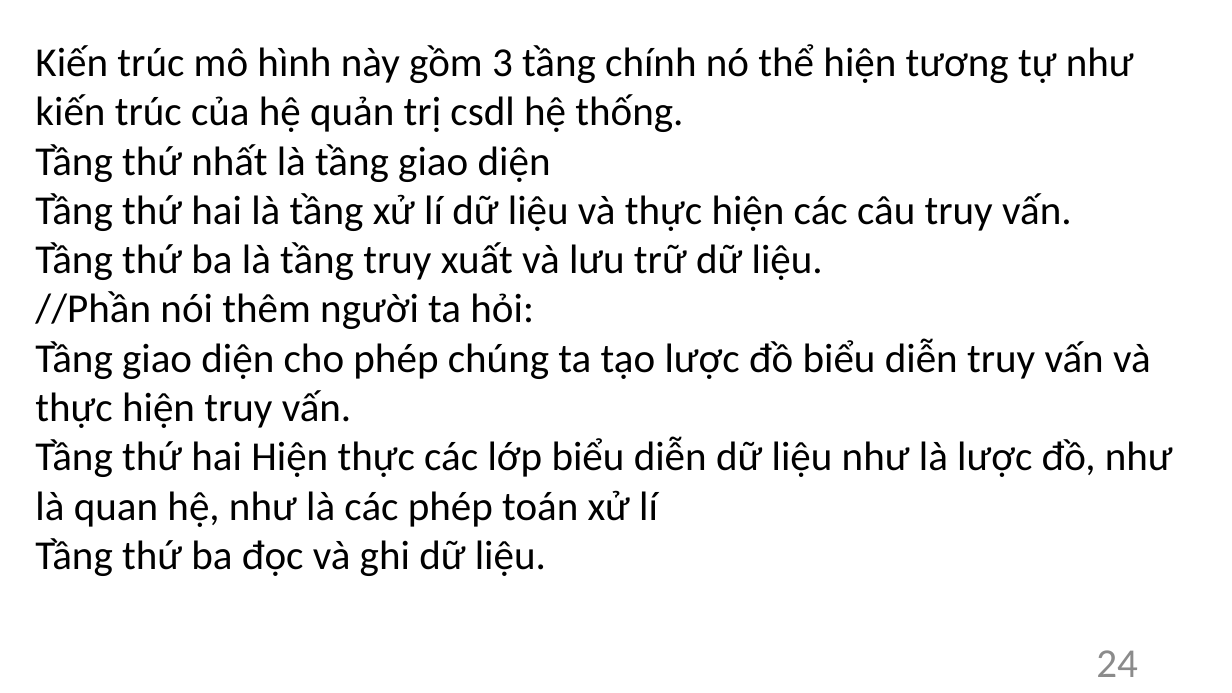
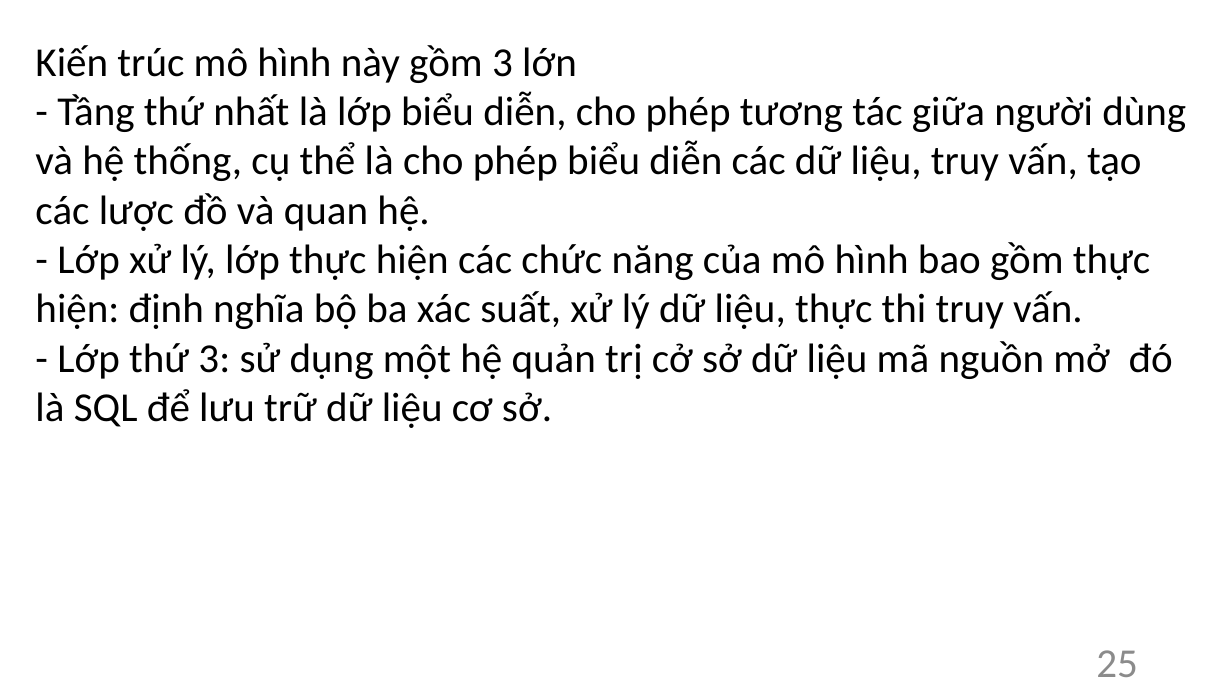
Before and after one commit to Nguyen-Dinh-Sang/PRDB_SQLine, a slide deck: slide 25 of Document/KLTN_Script.pptx (slide 24 before the commit). Drawn at 1232x693 pixels with LibreOffice and Linux fonts; fonts in the diff are those of the drawing. Boxes give left, top, right and bottom in pixels: in the first picture for what was removed or moved away, otherwise in the second. Text is boxed around its words. In the diff, an @@ line names an element or a change of style, - is before the commit and + after.

```diff
--- a/Document/KLTN_Script.pptx
+++ b/Document/KLTN_Script.pptx
@@ text at (35, 45, 1186, 428): text changed @@
-Kiến trúc mô hình này gồm 3 tầng chính nó thể hiện tương tự như kiến trúc của hệ quản trị csdl hệ thống.
-Tầng thứ nhất là tầng giao diện
-Tầng thứ hai là tầng xử lí dữ liệu và thực hiện các câu truy vấn.
-Tầng thứ ba là tầng truy xuất và lưu trữ dữ liệu.
-//Phần nói thêm người ta hỏi:
-Tầng giao diện cho phép chúng ta tạo lược đồ biểu diễn truy vấn và thực hiện truy vấn.
-Tầng thứ hai Hiện thực các lớp biểu diễn dữ liệu như là lược đồ, như là quan hệ, như là các phép toán xử lí
-Tầng thứ ba đọc và ghi dữ liệu.
+Kiến trúc mô hình này gồm 3 lớn
+- Tầng thứ nhất là lớp biểu diễn, cho phép tương tác giữa người dùng và hệ thống, cụ thể là cho phép biểu diễn các dữ liệu, truy vấn, tạo các lược đồ và quan hệ.
+- Lớp xử lý, lớp thực hiện các chức năng của mô hình bao gồm thực hiện: định nghĩa bộ ba xác suất, xử lý dữ liệu, thực thi truy vấn.
+- Lớp thứ 3: sử dụng một hệ quản trị cở sở dữ liệu mã nguồn mở đó là SQL để lưu trữ dữ liệu cơ sở.
@@ page number at (1096, 650, 1138, 677): text changed @@
-24
+25
```
Also in this commit, not shown: 1 other slide changed, 15 slides added, 10 slides removed, 2 other files.
